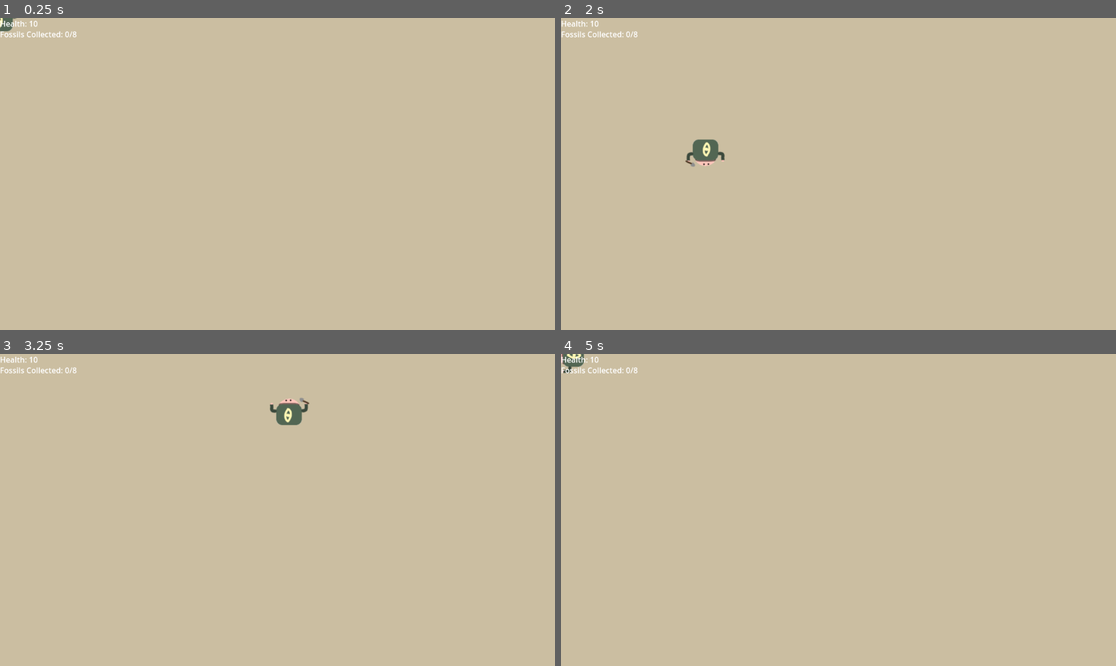
Above: before the commit, frames 1-4 (two rows, left to right).
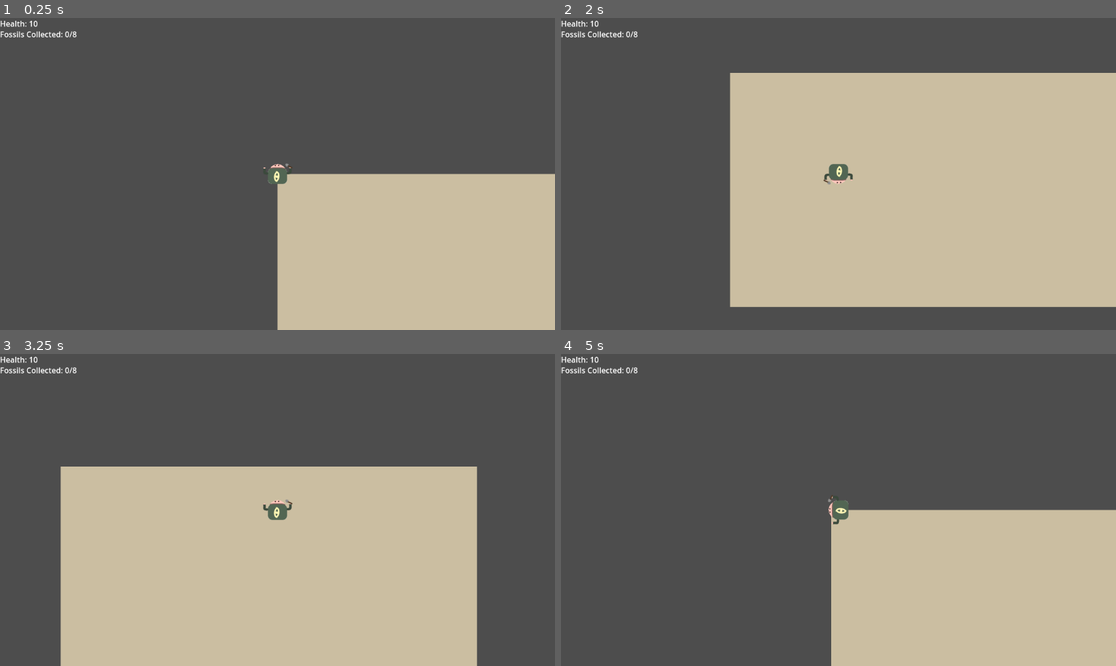
Above: after the commit, the same moments.

Repository: DonYall/Beneath-The-Earth
Game: Godot game, scene res://Scenes/Main.tscn
The game is run twice, just before and just after one commit, with the same random seed, the same clock (stepped at 60 frames per second) and the same inputs.
Inputs:
- Up to frame 1 (0.25 s): no input
- Up to frame 2 (2 s): tap Enter at 0.5 s; hold Right (move_right) 0.53-1.28 s; hold Down (move_down) from 1.28 s (still down)
- Up to frame 3 (3.25 s): release Down (move_down) at 2.03 s; hold Right (move_right) 2.03-2.78 s; hold Up (move_up) from 2.78 s (still down)
- Up to frame 4 (5 s): release Up (move_up) at 3.53 s; hold Left (move_left) from 3.53 s (still down)

The runs differ from the first frame. In frame 1, 75% of the frame differs, in the area x 0-100%, y 0-100%; in frame 2, 48%; in frame 3, 52%; in frame 4, 74%.

Commit message:
Add grid map and player camera movement.

Diff:
--- /dev/null
+++ b/GridMap.gd
@@ -0,0 +1,30 @@
+extends Node2D
+
+# These are exported parameters so that the grid dimensions are flexible.
+# The actual cells are instantiated at runtime.
+@export var n_rows = 20
+@export var n_cols = 20
+
+var grid_cell_scene = preload("res://Scenes/Grid/grid_cell.tscn")
+
+# Create and place all grid cells
+func _ready():
+	for i in range(n_rows):
+		for j in range(n_cols):
+			_create_and_place_grid_cell(i,j)
+
+# Helper function. Creates and places a single grid cell
+func _create_and_place_grid_cell(row, col):
+	# Create instance
+	var grid_cell_instance = grid_cell_scene.instantiate()
+
+	# Calculate and set position
+	var grid_cell_size = grid_cell_instance.get_node("CollisionShape2D").shape.get_size()
+	grid_cell_instance.position = grid_cell_size * Vector2(row,col)
+
+	# Add to grid map
+	add_child(grid_cell_instance)
+
+# Called every frame. 'delta' is the elapsed time since the previous frame.
+func _process(delta):
+	pass
--- a/Scenes/Grid/grid_cell.gd
+++ b/Scenes/Grid/grid_cell.gd
@@ -1,7 +1,6 @@
 extends Area2D
 
 signal cell_ready_to_be_destroyed
-
 
 # Called when the node enters the scene tree for the first time.
 func _ready():
--- a/Scenes/Grid/grid_cell.tscn
+++ b/Scenes/Grid/grid_cell.tscn
@@ -1,25 +1,27 @@
-[gd_scene load_steps=3 format=3 uid="uid://c4ujanptka8hm"]
+[gd_scene load_steps=4 format=3 uid="uid://c4ujanptka8hm"]
 
 [ext_resource type="Script" path="res://Scenes/Grid/grid_cell.gd" id="1_eab1k"]
+[ext_resource type="Texture2D" uid="uid://bh5qloantkyrp" path="res://Assets/Textures/World/Dirt.png" id="2_8f6gt"]
 
 [sub_resource type="RectangleShape2D" id="RectangleShape2D_nikjf"]
-size = Vector2(41, 40)
+size = Vector2(120, 120)
 
 [node name="GridCell" type="Area2D"]
 script = ExtResource("1_eab1k")
 
 [node name="CollisionShape2D" type="CollisionShape2D" parent="."]
-position = Vector2(40, 40)
-scale = Vector2(2, 2)
+position = Vector2(60, 60)
 shape = SubResource("RectangleShape2D_nikjf")
 
-[node name="Sprite2D" type="Sprite2D" parent="."]
+[node name="DirtColourRect" type="ColorRect" parent="."]
 visible = false
-
-[node name="DirtColourRect" type="ColorRect" parent="."]
-offset_right = 40.0
-offset_bottom = 40.0
-scale = Vector2(2, 2)
+offset_right = 80.0
+offset_bottom = 80.0
 color = Color(0.501961, 0.317647, 0.188235, 1)
 
+[node name="DirtSprite" type="Sprite2D" parent="."]
+position = Vector2(67, 117)
+scale = Vector2(0.765, 0.765)
+texture = ExtResource("2_8f6gt")
+
 [connection signal="area_entered" from="." to="." method="_on_area_entered"]
--- /dev/null
+++ b/Scenes/Grid/grid_map.tscn
@@ -0,0 +1,8 @@
+[gd_scene load_steps=2 format=3 uid="uid://d4athl0xv0yu5"]
+
+[ext_resource type="Script" path="res://GridMap.gd" id="1_a87gu"]
+
+[node name="GridMap" type="Node2D"]
+script = ExtResource("1_a87gu")
+n_rows = 5
+n_cols = 5
--- a/Scenes/Player.tscn
+++ b/Scenes/Player.tscn
@@ -56,5 +56,8 @@
 [node name="CollisionShape2D" type="CollisionShape2D" parent="." groups=["Player"]]
 shape = SubResource("RectangleShape2D_ir5ya")
 
+[node name="Camera2D" type="Camera2D" parent="."]
+zoom = Vector2(0.75, 0.75)
+
 [connection signal="body_entered" from="." to="." method="_on_body_entered"]
 [connection signal="animation_finished" from="AnimatedSprite2D" to="." method="_on_animated_sprite_2d_animation_finished"]
--- /dev/null
+++ b/Scenes/Prototyping/player_explores_grid_map.tscn
@@ -0,0 +1,12 @@
+[gd_scene load_steps=3 format=3 uid="uid://crbnxjwefsqdj"]
+
+[ext_resource type="PackedScene" uid="uid://d4athl0xv0yu5" path="res://Scenes/Grid/grid_map.tscn" id="1_unp87"]
+[ext_resource type="PackedScene" uid="uid://cp0jqas1n1gim" path="res://Scenes/Player.tscn" id="2_mj8yv"]
+
+[node name="PlayerExploresGridMap" type="Node2D"]
+
+[node name="GridMap" parent="." instance=ExtResource("1_unp87")]
+position = Vector2(712, 137)
+
+[node name="Player" parent="." instance=ExtResource("2_mj8yv")]
+position = Vector2(414, 465)
--- a/Scripts/Player.gd
+++ b/Scripts/Player.gd
@@ -32,7 +32,10 @@
 	else:
 		$AnimatedSprite2D.stop()
 	position += velocity * delta
-	position = position.clamp(Vector2.ZERO, screen_size)
+
+	# Temporarily commenting out. We probably don't want to clamp to screensize
+	# but instead have actual walls / boundaries
+	#position = position.clamp(Vector2.ZERO, screen_size)
 
 	if velocity.x != 0:
 		if velocity.y != 0:
Binary file added: Assets/Textures/World/Dirt.png
Not shown, added: Assets/Textures/World/Dirt.png.import
